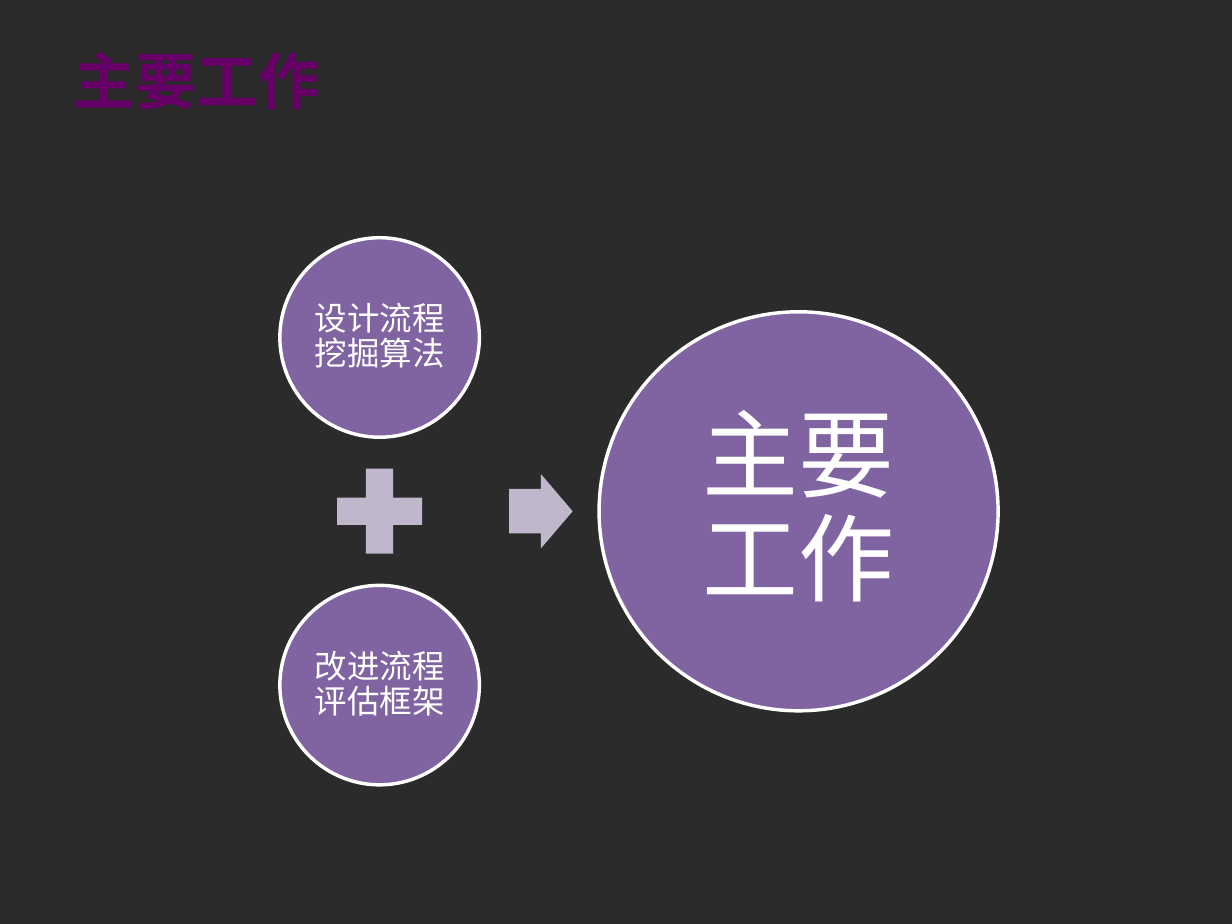
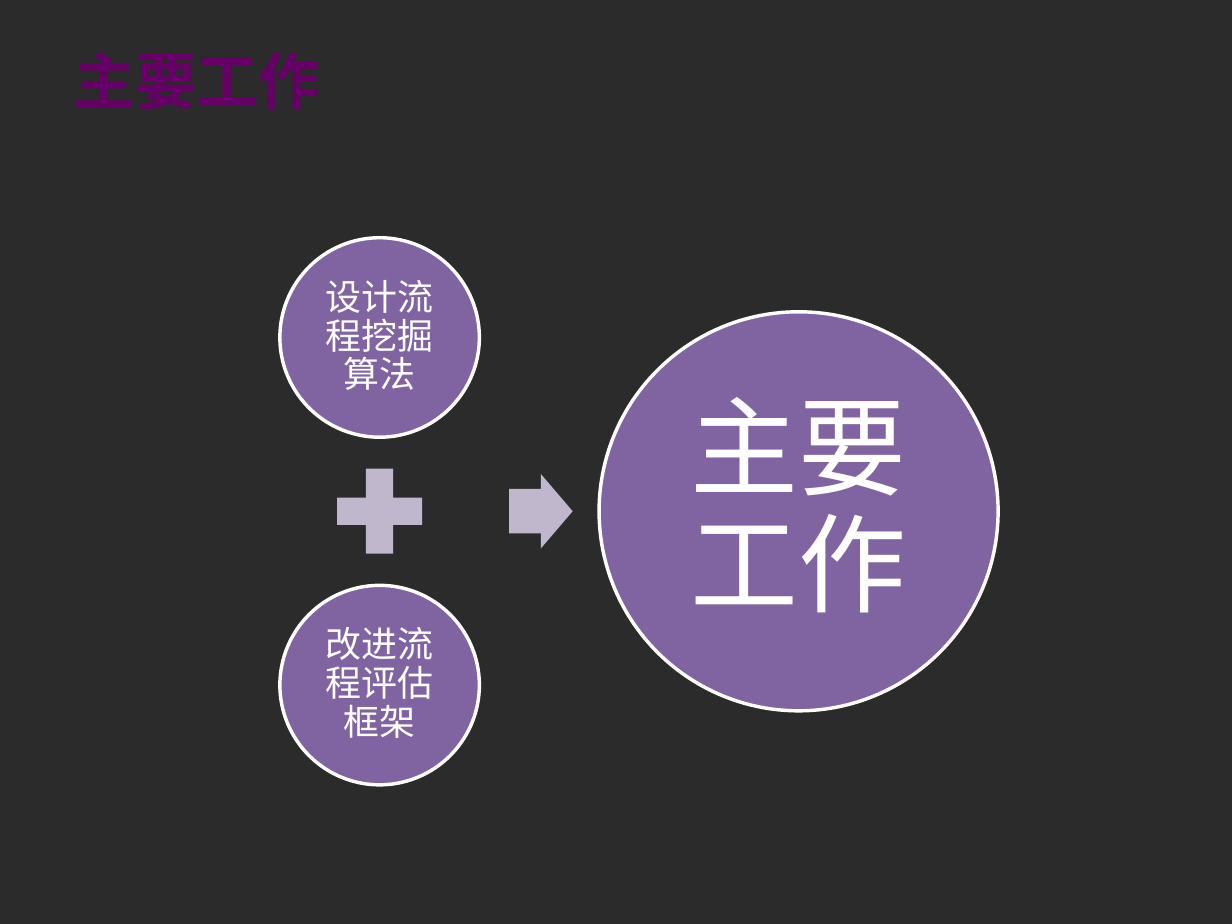
Before and after one commit to guoqinlong/Master-Thesis, a slide deck: slide 13 of 郭秦龙初稿汇报.pptx. Drawn at 1232x924 pixels with LibreOffice and Linux fonts; fonts in the diff are those of the drawing; background and template pictures are left out; a plain dark background stands for a picture behind light text. Boxes give left, top, right and bottom in pixels: in the first picture for what was removed or moved away, otherwise in the second. Text is boxed around its words. In the diff, an @@ line names an element or a change of style, - is before the commit and + after.

```diff
--- a/郭秦龙初稿汇报.pptx
+++ b/郭秦龙初稿汇报.pptx
@@ text "设计流程挖掘算法" at (x1=326, y1=280, x2=434, y2=390): size 19 to 21 pt @@
@@ text "主要工作" at (x1=691, y1=397, x2=907, y2=613): size 56 to 63 pt; more space between paragraphs @@
@@ text "改进流程评估框架" at (x1=326, y1=627, x2=434, y2=738): size 19 to 21 pt @@
```
Also in this commit, not shown: 7 other slides changed.
